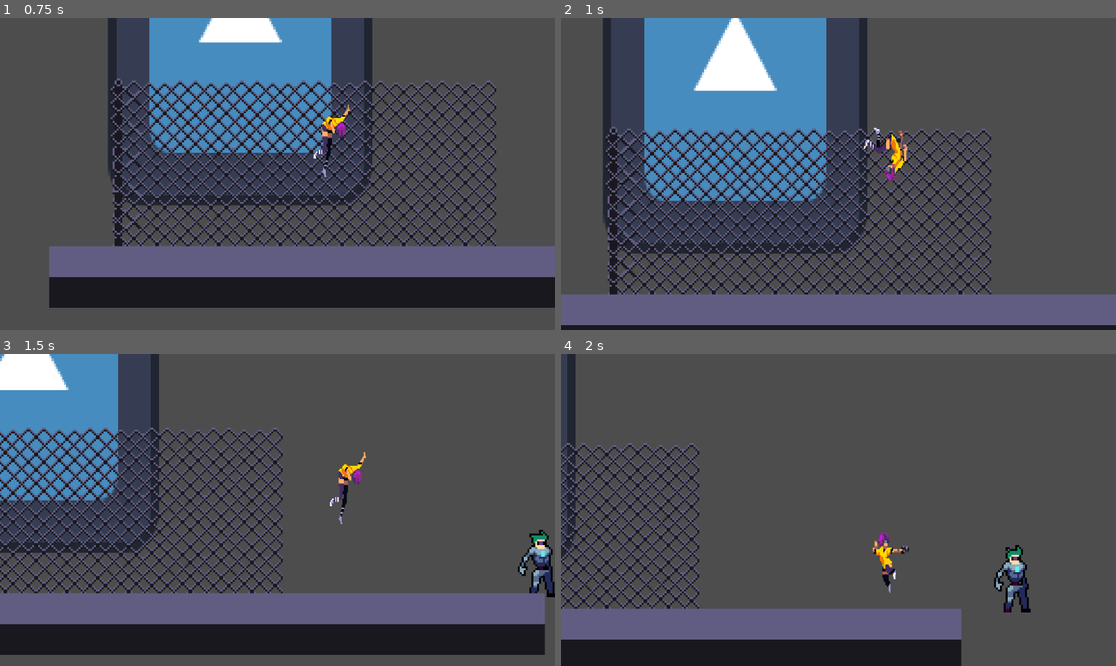
Above: before the commit, frames 1-4 (two rows, left to right).
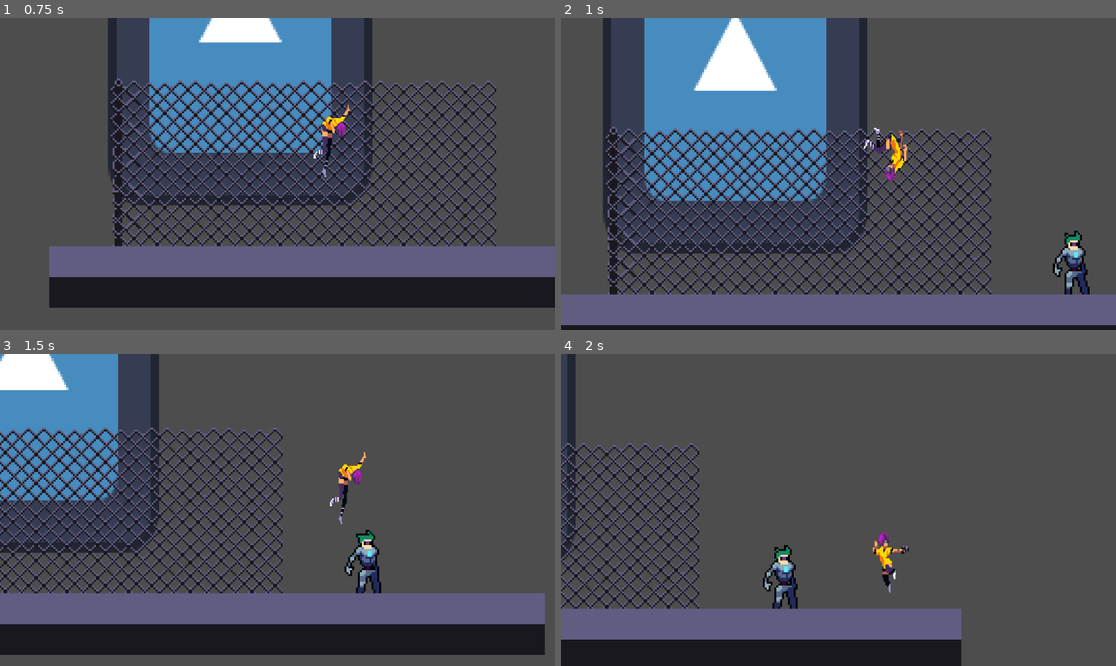
Above: after the commit, the same moments.

Repository: RovinDewan1/Dashpoint
Game: Godot game, scene res://Scenes/Main.tscn
Two runs of this game, one before a commit and one after it. Both use one fixed random seed, a clock stepped at 60 frames per second and the inputs below. The engine's default icon, where the game draws it, is replaced by a stand-in: a white triangle on a blue panel in a dark square.
Inputs:
- Up to frame 1 (0.75 s): hold Right (Right) from 0.53 s (still down); tap Shift (Dash) at 0.6 s
- Up to frame 2 (1 s): keep holding Right (Right); tap W (Jump) at 0.77 s
- Up to frame 3 (1.5 s): keep holding Right (Right); tap Shift (Dash) at 1.35 s
- Up to frame 4 (2 s): keep holding Right (Right); tap W (Jump) at 1.52 s

Frame 1 is identical in both runs. In frame 2, 0.8% of the frame differs, in the area x 88-96%, y 68-89%; in frame 3, 1.5%; in frame 4, 1.6%, in the area x 36-85%, y 61-83%.
Error after the commit: Parse Error: Unexpected "$" in class body. (res://scripts/enemy_ai.gd:6)

Commit message:
Ai
did some stuff

Diff:
--- a/Cyborg.tscn
+++ b/Cyborg.tscn
@@ -1,7 +1,8 @@
-[gd_scene load_steps=9 format=3 uid="uid://bfneg1b6ujd01"]
+[gd_scene load_steps=10 format=3 uid="uid://bfneg1b6ujd01"]
 
 [ext_resource type="Script" uid="uid://vl7x7va2a07x" path="res://scripts/enemy_ai.gd" id="1_phbn7"]
 [ext_resource type="Texture2D" uid="uid://d1cycvcabekgb" path="res://sprites/3 Cyborg/Cyborg_idle.png" id="2_4pp6i"]
+[ext_resource type="PackedScene" uid="uid://c03ujguggmc3l" path="res://Scenes/killzone.tscn" id="3_yekqb"]
 
 [sub_resource type="AtlasTexture" id="AtlasTexture_s72wg"]
 atlas = ExtResource("2_4pp6i")
@@ -50,8 +51,16 @@
 autoplay = "default"
 frame_progress = 0.938347
 
-[node name="TEMP - NO KILLZONE YET" type="Area2D" parent="."]
+[node name="killzone" parent="." instance=ExtResource("3_yekqb")]
 
-[node name="CollisionShape2D" type="CollisionShape2D" parent="TEMP - NO KILLZONE YET"]
+[node name="CollisionShape2D" type="CollisionShape2D" parent="killzone"]
 position = Vector2(-11.5, 6.5)
 shape = SubResource("RectangleShape2D_ipfg1")
+
+[node name="RayCastRight" type="RayCast2D" parent="."]
+position = Vector2(-12, 7)
+target_position = Vector2(14, 0)
+
+[node name="RayCastLeft" type="RayCast2D" parent="."]
+position = Vector2(-12, 7)
+target_position = Vector2(-13, 0)
--- a/scripts/enemy_ai.gd
+++ b/scripts/enemy_ai.gd
@@ -3,7 +3,7 @@
 const SPEED = 60
 
 var direction = 1
-
+$RayCastRight, $RayCastLeft
 # Called every frame. 'delta' is the elapsed time since the previous frame.
 func _process(delta):
-	position.x += direction * 60 * delta
+	position.x += direction * SPEED * delta
